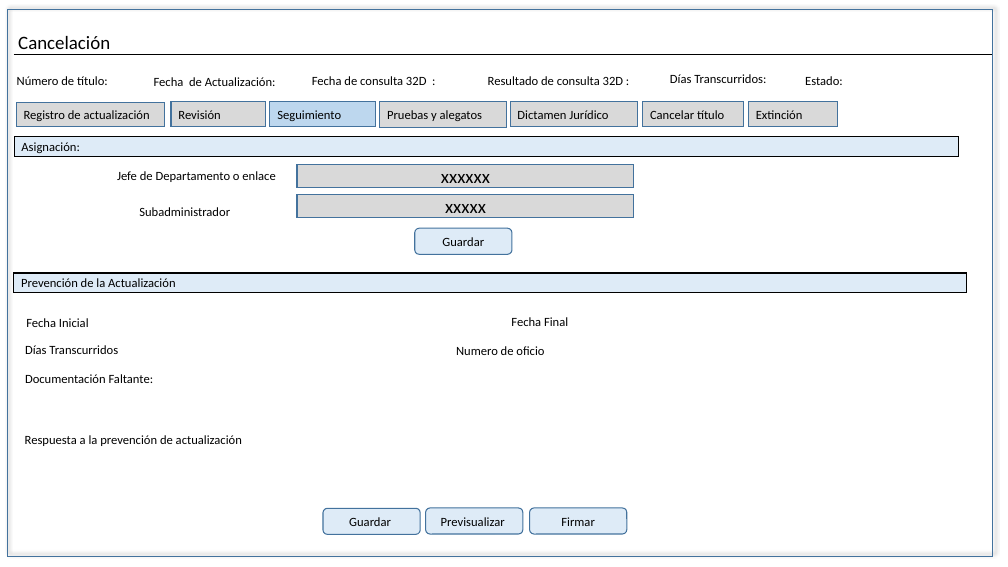
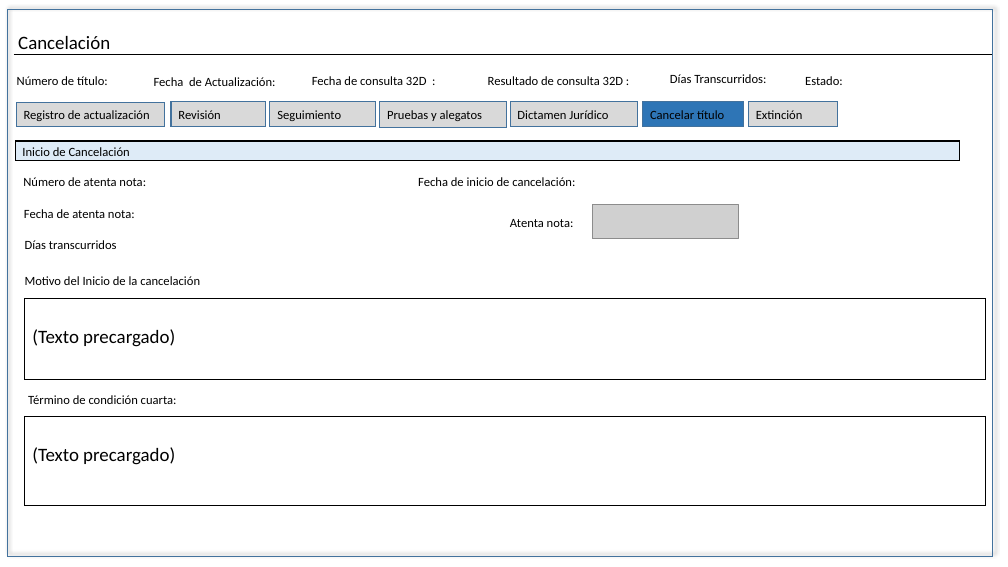
Before and after one commit to EDDIE83/Documentos, a slide deck: slide 3 of TAF 092019/Cancelación.pptx. Drawn at 1008x567 pixels with LibreOffice and Linux fonts; fonts in the diff are those of the drawing; grey boxes stand for pictures. Boxes give left, top, right and bottom in pixels: in the first picture for what was removed or moved away, otherwise in the second. Text is boxed around its words. In the diff, an @@ line names an element or a change of style, - is before the commit and + after.

Commit message:
Pantallas Cancelación

```diff
--- a/TAF 092019/Cancelación.pptx
+++ b/TAF 092019/Cancelación.pptx
@@ rectangle "Seguimiento" at (270, 102, 376, 127): fill #BDD7EE to #D9D9D9 @@
@@ rectangle "Cancelar título" at (643, 101, 743, 126): fill #D9D9D9 to #2E75B6 @@
@@ rectangle removed at (14, 137, 959, 157) @@
-Asignación:
@@ rectangle added at (15, 141, 960, 161), fill #DEEBF7, outline #000000 1 pt, 12 pt, text #000000 @@
+Inicio de Cancelación
@@ text added at (23, 177, 146, 186), 12 pt, text #000000 @@
+Número de atenta nota:
@@ text removed at (117, 171, 275, 182) @@
-Jefe de Departamento o enlace
@@ rectangle removed at (297, 165, 634, 188) @@
-xxxxxx
@@ text added at (418, 177, 575, 186), 12 pt, text #000000 @@
+Fecha de inicio de cancelación:
@@ text added at (24, 209, 135, 218), 12 pt, text #000000 @@
+Fecha de atenta nota:
@@ text removed at (139, 207, 230, 216) @@
-Subadministrador
@@ rectangle removed at (297, 194, 634, 217) @@
-xxxxx
@@ picture added at (592, 204, 738, 239) @@
@@ rounded rectangle removed at (415, 228, 513, 254) @@
-Guardar
@@ text added at (510, 219, 574, 227), 12 pt, text #000000 @@
+Atenta nota:
@@ text at (25, 240, 117, 249): text changed @@
-Días Transcurridos
+Días transcurridos
@@ rectangle removed at (14, 273, 966, 292) @@
-Prevención de la Actualización
@@ text added at (25, 276, 200, 285), 12 pt, text #000000 @@
+Motivo del Inicio de la cancelación
@@ table added at (25, 299, 986, 380), 1 rows, 1 columns @@
+(Texto precargado)
@@ text removed at (26, 318, 89, 327) @@
-Fecha Inicial
@@ text removed at (511, 317, 568, 326) @@
-Fecha Final
@@ text removed at (456, 346, 544, 355) @@
-Numero de oficio
@@ text removed at (25, 374, 154, 383) @@
-Documentación Faltante:
@@ table added at (25, 417, 986, 506), 1 rows, 1 columns @@
+(Texto precargado)
@@ text added at (28, 395, 177, 404), 12 pt, text #000000 @@
+Término de condición cuarta:
@@ text removed at (25, 435, 242, 446) @@
-Respuesta a la prevención de actualización
@@ rounded rectangle removed at (323, 508, 420, 534) @@
-Guardar
@@ rounded rectangle removed at (426, 508, 523, 534) @@
-Previsualizar
@@ rounded rectangle removed at (530, 508, 628, 534) @@
-Firmar
```
Also in this commit, not shown: 12 other slides changed, 2 slides added.
